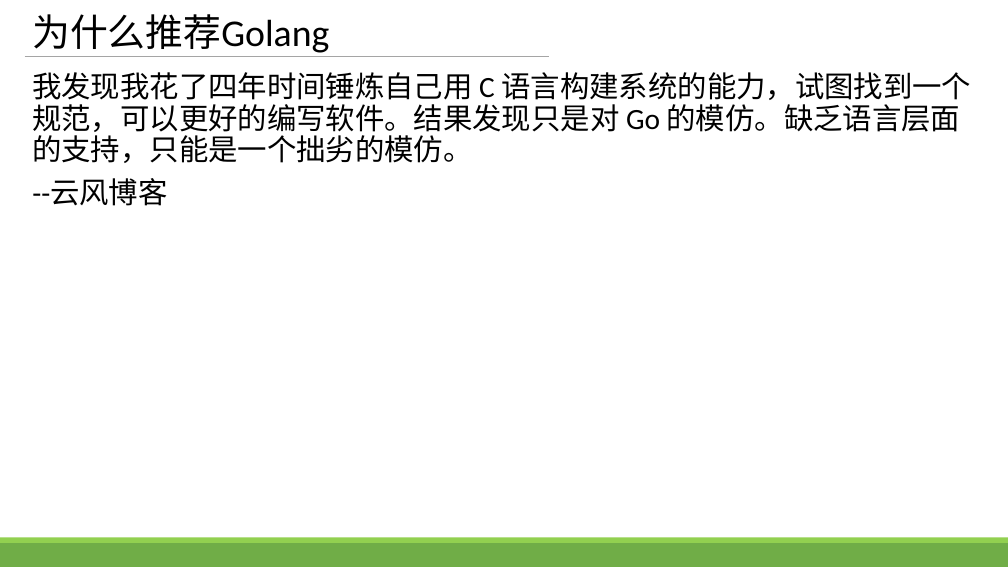
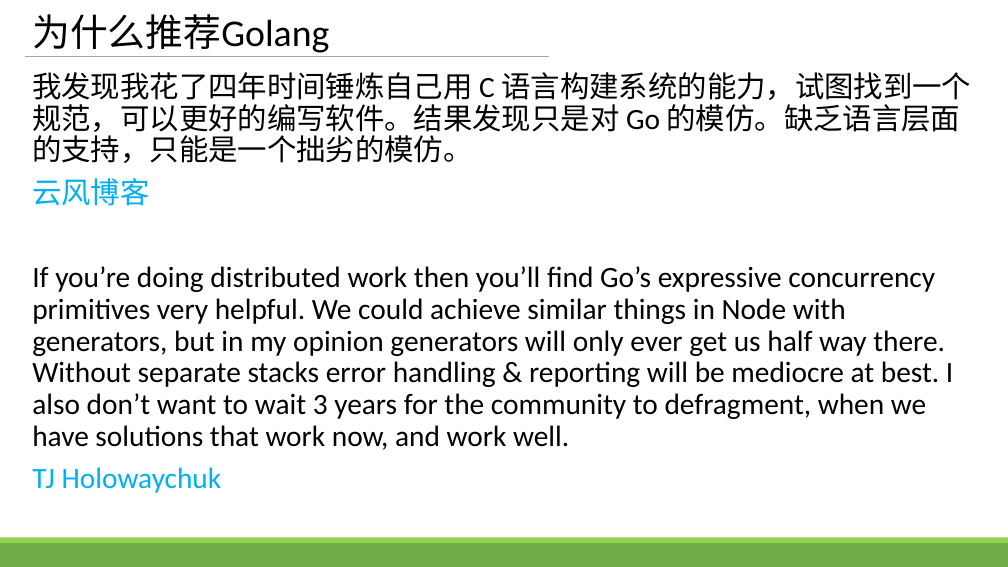
Before and after one commit to zhengbr2/sharing, a slide deck: slide 26 of GolangConcurency.pptx. Drawn at 1008x567 pixels with LibreOffice and Linux fonts; fonts in the diff are those of the drawing. Boxes give left, top, right and bottom in pixels: in the first picture for what was removed or moved away, otherwise in the second. Text is boxed around its words. In the diff, an @@ line names an element or a change of style, - is before the commit and + after.

Commit message:
ppt 1.2

```diff
--- a/GolangConcurency.pptx
+++ b/GolangConcurency.pptx
@@ text at [32,178,953,493]: text changed @@
---云风博客
+云风博客
+If you’re doing distributed work then you’ll find Go’s expressive concurrency primitives very helpful. We could achieve similar things in Node with generators, but in my opinion generators will only ever get us half way there. Without separate stacks error handling & reporting will be mediocre at best. I also don’t want to wait 3 years for the community to defragment, when we have solutions that work now, and work well.
+TJ Holowaychuk
```
Also in this commit, not shown: 3 other slides changed, 2 slides added.
